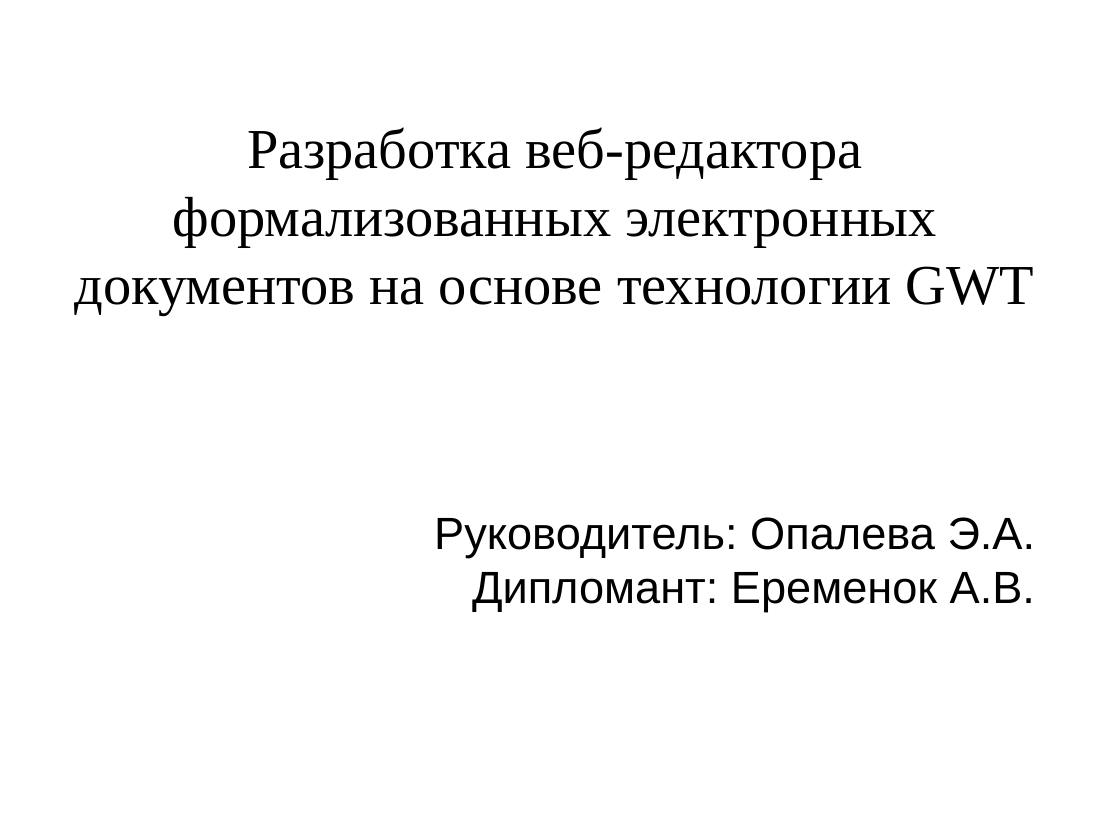
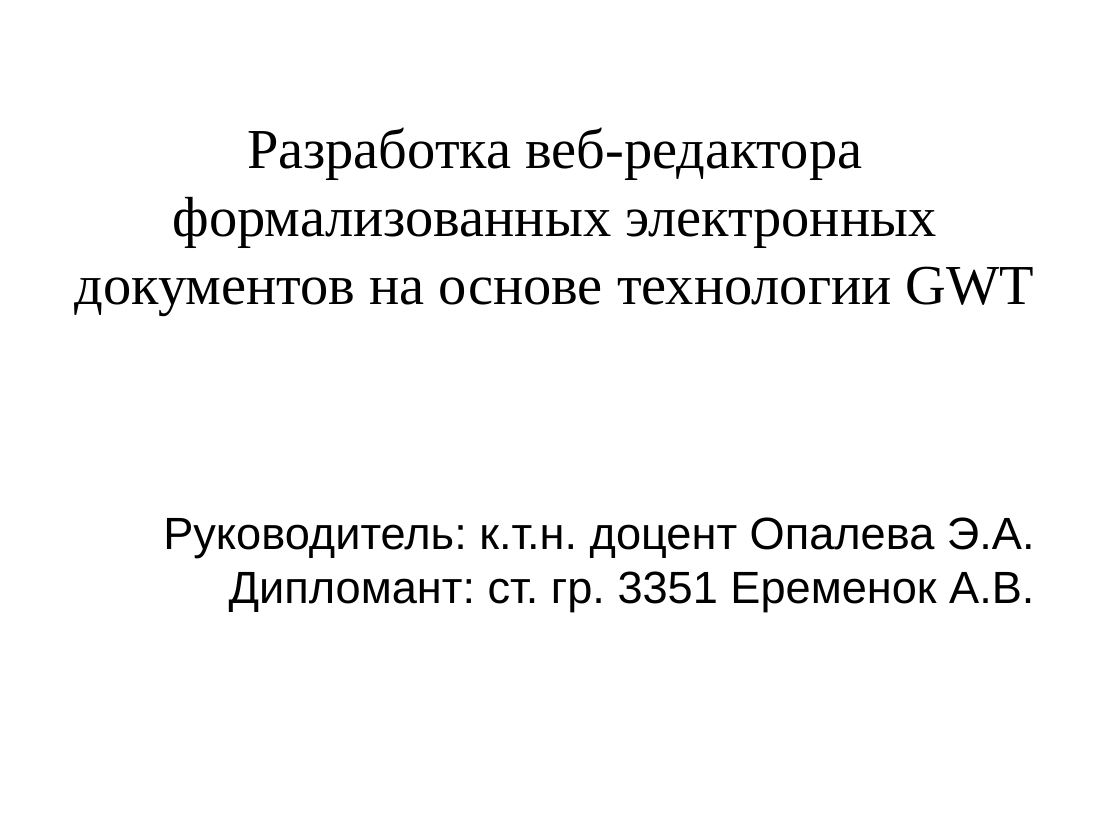
Before and after one commit to aeremenok/a-team-777, a slide deck: slide 1 of diploma/eav/diploma/demo.odp. Drawn at 1120x840 pixels with LibreOffice and Linux fonts; fonts in the diff are those of the drawing. Boxes give left, top, right and bottom in pixels: in the first picture for what was removed or moved away, otherwise in the second. Text is boxed around its words. In the diff, an @@ line names an element or a change of style, - is before the commit and + after.

Commit message:
ДИПЛОМ исправлены замечания по презентации

```diff
--- a/diploma/eav/diploma/demo.odp
+++ b/diploma/eav/diploma/demo.odp
@@ subtitle at [163, 517, 1035, 612]: text changed @@
-Руководитель: Опалева Э.А.
-Дипломант: Еременок А.В.
+Руководитель: к.т.н. доцент Опалева Э.А.
+Дипломант: ст. гр. 3351 Еременок А.В.
```
Also in this commit, not shown: 5 other slides changed.
